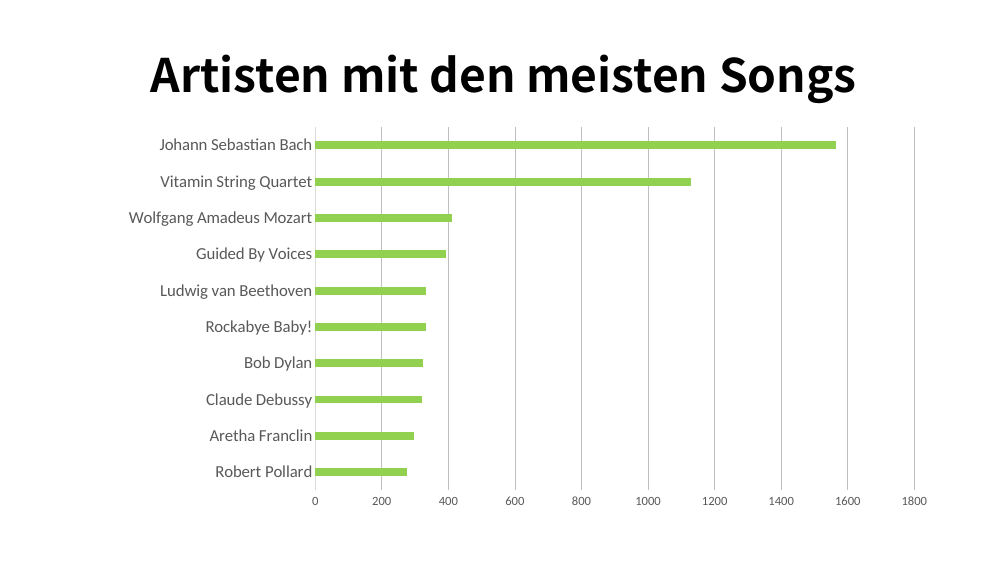
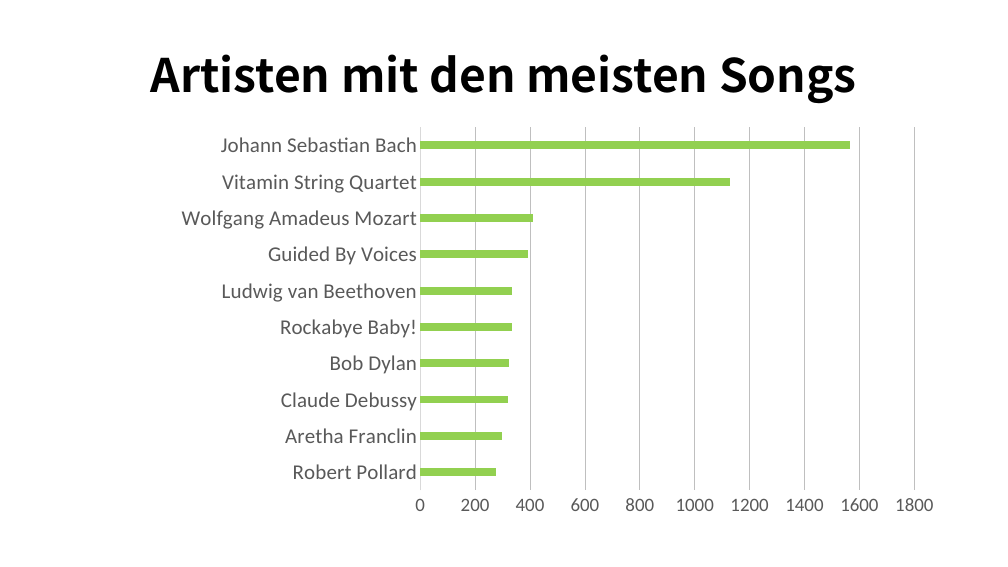
Before and after one commit to eric-kaufmann/spotify_analysis, a slide deck: slide 11 of spotify_analysis.pptx (slide 14 before the commit). Drawn at 1008x567 pixels with LibreOffice and Linux fonts; fonts in the diff are those of the drawing. Boxes give left, top, right and bottom in pixels: in the first picture for what was removed or moved away, otherwise in the second. Text is boxed around its words. In the diff, an @@ line names an element or a change of style, - is before the commit and + after.

```diff
--- a/spotify_analysis.pptx
+++ b/spotify_analysis.pptx
@@ bar chart at [70,116,939,521] @@
@@ category axis changed @@
@@ value axis changed @@
@@ plot area changed @@
```
Also in this commit, not shown: 8 other slides changed, 4 slides removed.
